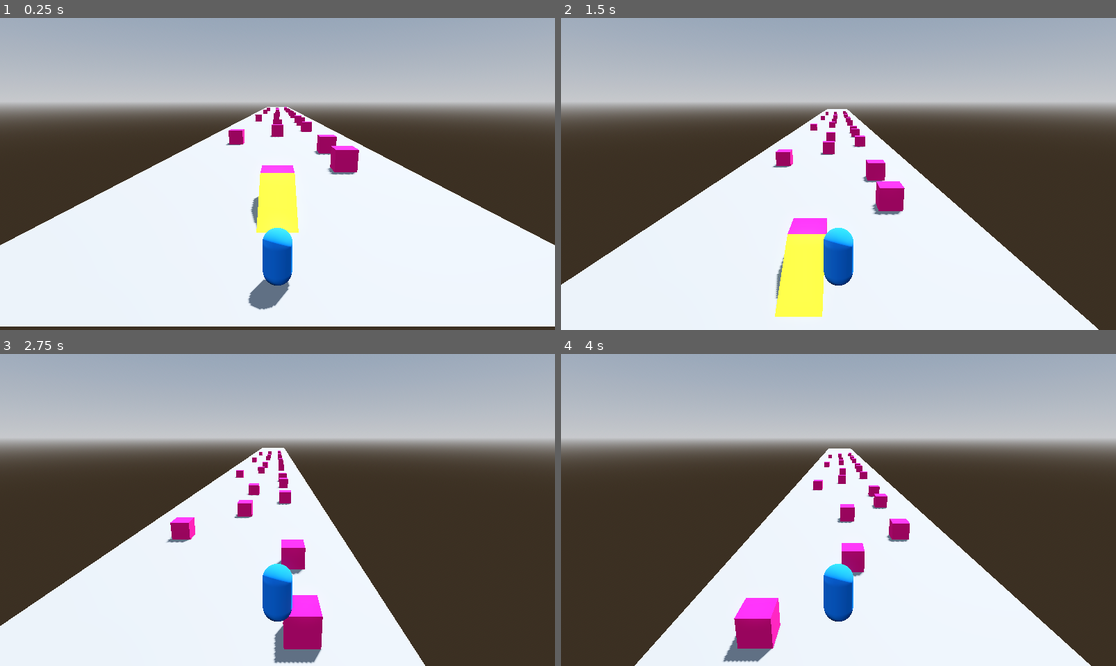
Above: before the commit, frames 1-4 (two rows, left to right).
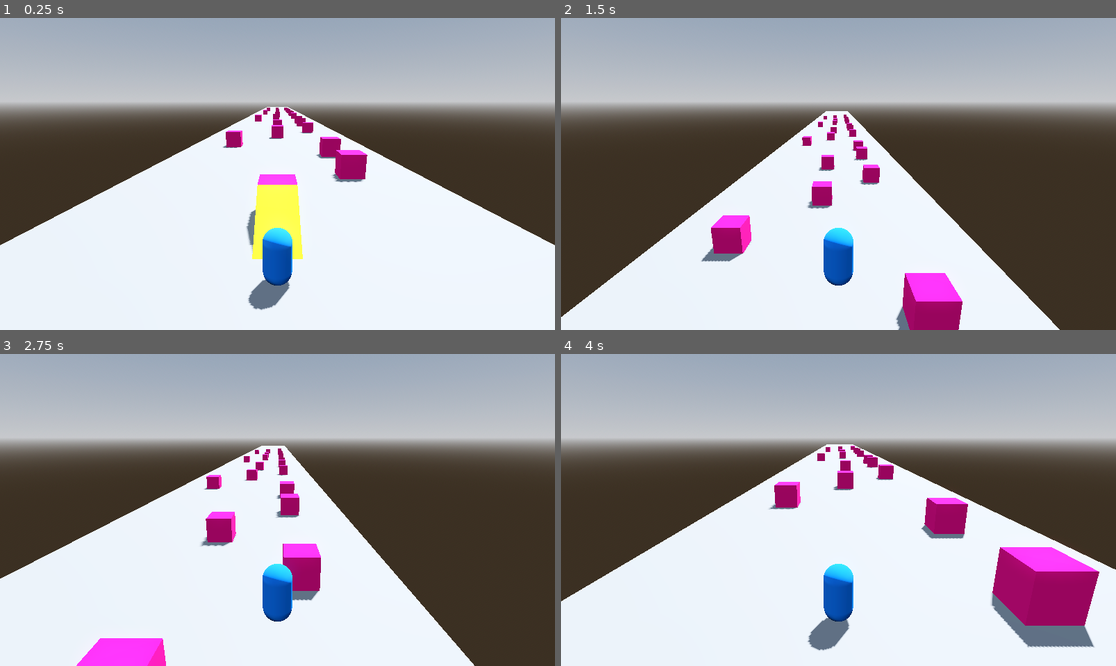
Above: after the commit, the same moments.

Repository: AyeAreEm/train-runner
Game: Godot game, scene res://test levels/demo_level.tscn
The game is run twice, just before and just after one commit, with the same random seed, the same clock (stepped at 60 frames per second) and the same inputs.
Inputs:
- Up to frame 1 (0.25 s): no input
- Up to frame 2 (1.5 s): hold D (move_right) 0.53-1.28 s; hold W (jump) 0.53-1.28 s; hold A (move_left) from 1.28 s (still down); tap W (jump) at 1.35 s
- Up to frame 3 (2.75 s): tap W (jump) at 1.52, 1.82 s; release A (move_left) at 2.03 s; hold D (move_right) from 2.03 s (still down); hold W (jump) from 2.03 s (still down)
- Up to frame 4 (4 s): release W (jump) at 2.78 s; tap W (jump) at 2.85, 3.02, 3.32 s; release D (move_right) at 3.53 s; hold A (move_left) from 3.53 s (still down); hold W (jump) from 3.53 s (still down)

The runs differ from the first frame. In frame 1, 2.9% of the frame differs, in the area x 0-100%, y 28-100%; in frame 2, 12%; in frame 3, 13%; in frame 4, 24%.

Commit message:
update handle_speed

Diff:
--- a/runner/runner_movement.gd
+++ b/runner/runner_movement.gd
@@ -4,44 +4,37 @@
 const MIDDLE_LANE = 0.0
 const RIGHT_LANE = 6.0
 
-@export var gravity = 1.0
-@export var jump_velocity = 200.0
-@export var current_speed = 30.0
-@export var speed_increase = 0.5
-@export var rate_of_speed_increase = 0.1
-@export var distance_threshold = 0
+@export var gravity = 10.0
+@export var jump_velocity = 1000.0
 
-var current_distance_ran = 0
-var target_position = position  # Initialize target position
+@export var distance_threshold = 50
+@export var speed = 15.0
+
+var distance_threshold_count = 0
+var target_position = position
 
 func _ready():
-	velocity = Vector3(0,0,1)
+	pass
+	#velocity = Vector3(0, 0, 1)
 
 func handle_speed(delta):
-	if position.z / 500 > 0:
-		distance_threshold += 1
-		current_speed -= (current_speed + speed_increase)
-		rate_of_speed_increase = distance_threshold * 0.1
-		speed_increase += rate_of_speed_increase
-		current_speed += speed_increase
-		velocity.z -= current_speed * delta
+	if round(abs(position.z)) as int % distance_threshold == 0:
+		speed += 0.2
+		print(speed)
+		target_position.z -= speed * delta
 	else:
-		velocity.z -= current_speed * delta
+		target_position.z -= speed * delta
 
 func handle_jump(delta):
-	if Input.is_action_just_pressed("jump") and is_on_floor():
+	if Input.is_action_pressed("jump") and is_on_floor():
 		velocity.y += jump_velocity * delta
 	if not is_on_floor():
 		velocity.y -= gravity * delta
-
 
 func _process(delta):
 	handle_speed(delta)
 	handle_jump(delta)
 
-	print(velocity)
-	print()
-	# Determine target position based on input
 	if Input.is_action_pressed("move_left"):
 		if round(position.x) == RIGHT_LANE:
 			target_position.x = MIDDLE_LANE
@@ -58,7 +51,6 @@
 		else:
 			target_position.x = target_position.x
 
-	# Smoothly move towards the target position
-	position.x = lerp(position.x, target_position.x, 0.1)  # Adjust 0.1 for smoothness'
+	position = lerp(position, target_position, 0.1)
 
 	move_and_slide()
